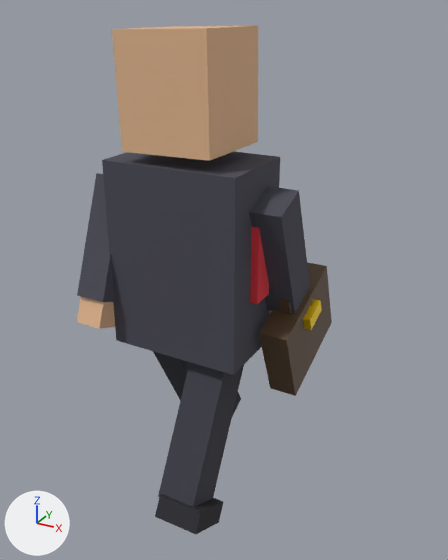
One commit to the glTF model public/assets/actors/presidente.gltf: the scene before it, then after it.
One viewpoint serves both versions: a 50 mm camera at (0.833, -1.345, 1.394) aimed at (0.071, 0.04, 0.701). Arrows for +X, +Y and +Z are at lower left; the lights stay in place. The older version comes first. Both versions are drawn at frame 5 of the action 'walk'; the numbers are the values there.

Objects in the first picture: 'armLMesh', 'armRMesh', 'briefcase', 'handL', 'head', 'legLMesh', 'legRMesh', 'shoeR', 'tie', 'torso' and 3 more.
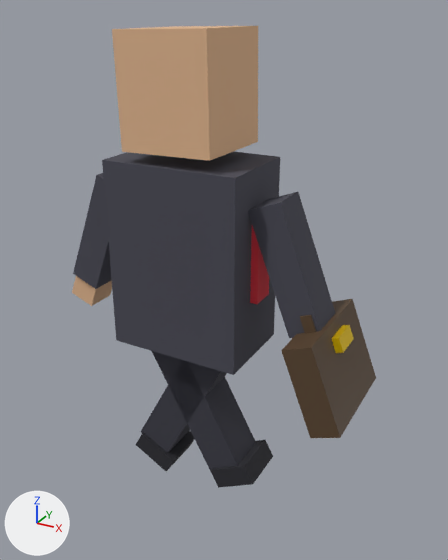
ob_arml is not drawn itself; it is the parent of ob_armlmesh, ob_handl.
ob_armr is not drawn itself; it is the parent of ob_armrmesh, ob_handr, ob_briefcase, ob_casehandle, ob_caseclasp.
ob_legl is not drawn itself; it is the parent of ob_leglmesh, ob_shoel.
ob_legr is not drawn itself; it is the parent of ob_legrmesh, ob_shoer.

Edits to the bpy script that builds the scene:
```text
Change ob_arml:
    ob_arml.rotation_euler: (-0.371, 0.0, 0.0) -> (0.0, 0.371, 0.0)  # degrees (-21, 0, 0) -> degrees (0, 21, 0)
Change ob_armr:
    ob_armr.rotation_euler: (0.371, 0.0, 0.0) -> (0.0, -0.371, 0.0)  # degrees (21, 0, 0) -> degrees (0, -21, 0)
Change ob_legl:
    ob_legl.rotation_euler: (0.494, 0.0, 0.0) -> (0.0, -0.494, 0.0)  # degrees (28, 0, 0) -> degrees (0, -28, 0)
Change ob_legr:
    ob_legr.rotation_euler: (-0.494, 0.0, 0.0) -> (0.0, 0.494, 0.0)  # degrees (-28, 0, 0) -> degrees (0, 28, 0)
```

What differs and where, as boxes [x1, y1, x2, y2] in the pictures (448 x 560 px):
'briefcase', turned
    before: [259, 262, 332, 396]
    after: [281, 299, 376, 438]
'legRMesh', turned
    before: [158, 362, 244, 507]
    after: [141, 360, 227, 453]
'armRMesh', turned
    before: [249, 186, 310, 314]
    after: [248, 192, 335, 338]
'legLMesh', turned
    before: [153, 351, 190, 401]
    after: [152, 351, 256, 470]
'armLMesh', turned
    before: [77, 173, 115, 302]
    after: [73, 173, 112, 289]
'shoeR', turned
    before: [155, 494, 223, 534]
    after: [136, 430, 194, 471]
'shoeL', turned (mostly hidden before)
    before: [232, 393, 241, 417]
    after: [210, 440, 273, 488]
'handL', turned
    before: [77, 297, 115, 329]
    after: [72, 276, 112, 306]
'caseClasp', turned
    before: [303, 299, 322, 330]
    after: [332, 325, 354, 353]
'caseHandle', turned
    before: [279, 299, 292, 314]
    after: [300, 315, 316, 333]
